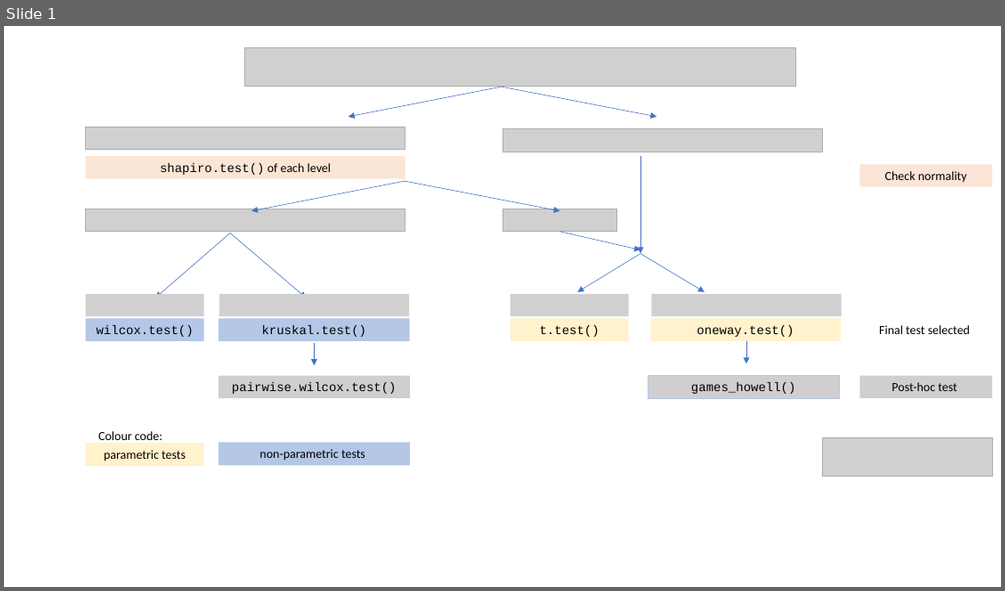
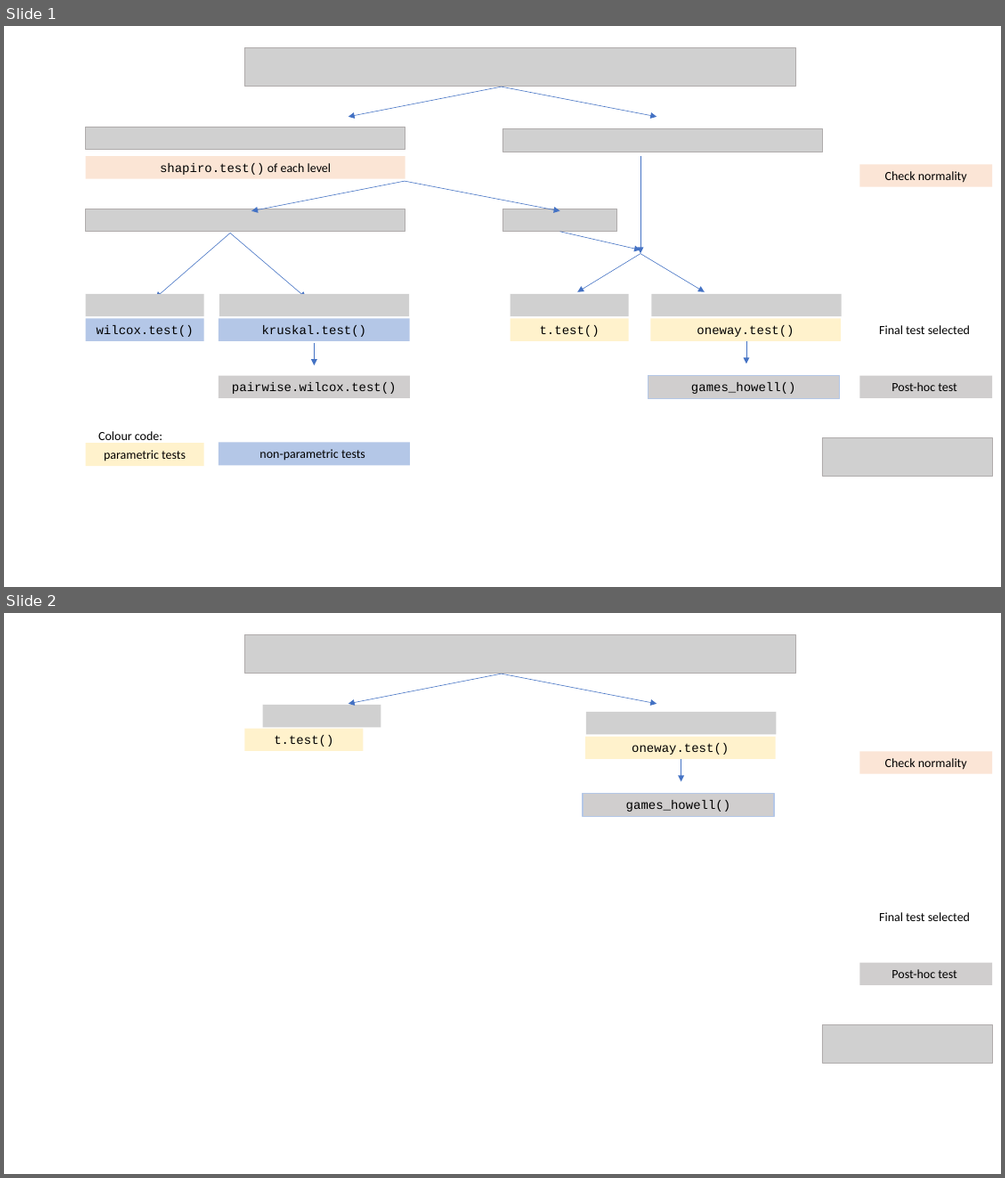
Before and after one commit to shhschilling/visStatistics, a slide deck: vignettes/figures/decision_tree_simplified.pptx. Shown one above the other, each under a label of ours: slide 1 before the commit, slides 1 and 2 after it. The pictures are 1005x591 and 1005x1178 pixels, drawn with LibreOffice and Linux fonts; fonts in the diff are those of the drawing; grey boxes stand for pictures. Boxes give left, top, right and bottom in pixels: in the first picture for what was removed or moved away, otherwise in the second. Text is boxed around its words. In the diff, an @@ line names an element or a change of style, - is before the commit and + after.

```diff
--- a/vignettes/figures/decision_tree_simplified.pptx
+++ b/vignettes/figures/decision_tree_simplified.pptx
@@ slide 2 added at (4, 613, 1001, 1174), background #FFFFFF @@
@@ picture added at (245, 634, 796, 672) @@
@@ arrow added from (502, 674) to (348, 704), #4472C4 0.5 pt @@
@@ arrow added from (502, 674) to (657, 704), #4472C4 0.5 pt @@
@@ picture added at (263, 705, 380, 728) @@
@@ picture added at (587, 712, 777, 734) @@
@@ rectangle added at (245, 728, 363, 751), fill #FFC000 at 20% opacity, 12 pt, text #000000 @@
+t.test()
@@ rectangle added at (585, 737, 775, 759), fill #FFC000 at 20% opacity, 12 pt, text #000000 @@
+oneway.test()
@@ arrow added from (681, 759) to (681, 781), #4472C4 0.5 pt @@
@@ rectangle added at (860, 751, 993, 774), fill #FBE5D6, 12 pt, text #000000 @@
+Check normality
@@ rectangle added at (582, 793, 774, 817), fill #D0CECE, outline #B4C7E7 1 pt, 12 pt, text #000000 @@
+games_howell()
@@ text added at (879, 912, 970, 921), 12 pt, text #000000 @@
+Final test selected
@@ rectangle added at (860, 962, 993, 985), fill #D0CECE, 12 pt, text #000000 @@
+Post-hoc test
@@ picture added at (822, 1025, 993, 1062) @@
```
Also in this commit, not shown: 29 other files.
